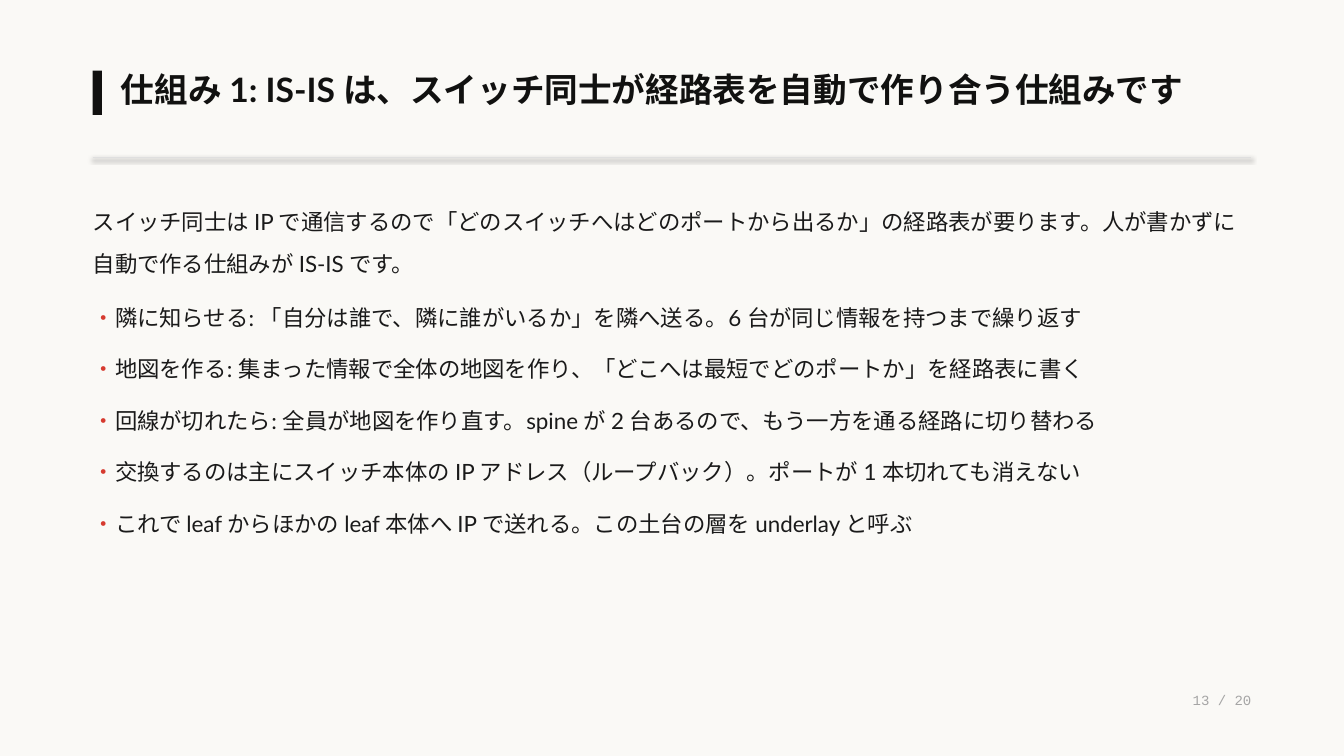
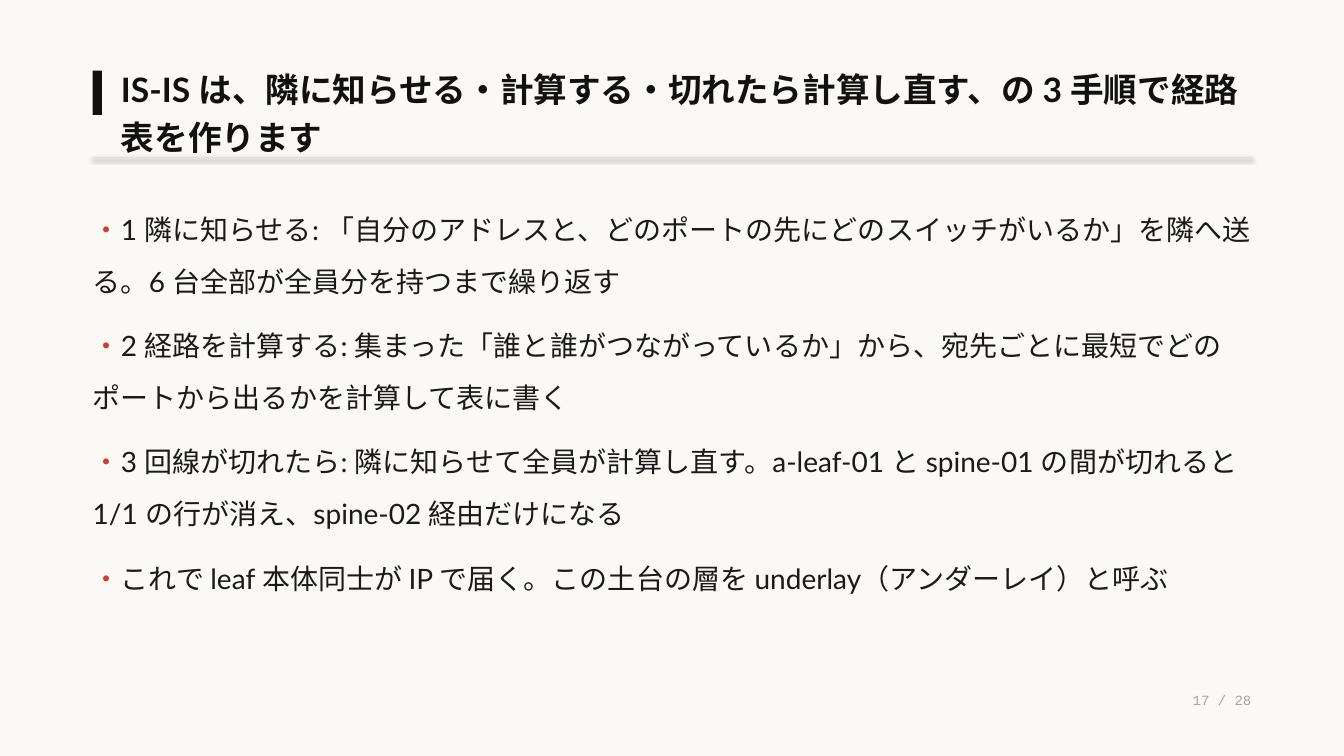
Before and after one commit to eddie-eights/nwc-poc, a slide deck: slide 17 of docs/lab-network-architecter.pptx (slide 13 before the commit). Drawn at 1344x756 pixels with LibreOffice and Linux fonts; fonts in the diff are those of the drawing. Boxes give left, top, right and bottom in pixels: in the first picture for what was removed or moved away, otherwise in the second. Text is boxed around its words. In the diff, an @@ line names an element or a change of style, - is before the commit and + after.

```diff
--- a/docs/lab-network-architecter.pptx
+++ b/docs/lab-network-architecter.pptx
@@ text at (121, 73, 1238, 153): text changed @@
-仕組み 1: IS-IS は、スイッチ同士が経路表を自動で作り合う仕組みです
+IS-IS は、隣に知らせる・計算する・切れたら計算し直す、の 3 手順で経路表を作ります
@@ text at (93, 216, 1250, 594): text changed; size 16 to 20 pt @@
-・隣に知らせる: 「自分は誰で、隣に誰がいるか」を隣へ送る。6 台が同じ情報を持つまで繰り返す
-・地図を作る: 集まった情報で全体の地図を作り、「どこへは最短でどのポートか」を経路表に書く
-・回線が切れたら: 全員が地図を作り直す。spine が 2 台あるので、もう一方を通る経路に切り替わる
-・交換するのは主にスイッチ本体の IP アドレス（ループバック）。ポートが 1 本切れても消えない
-・これで leaf からほかの leaf 本体へ IP で送れる。この土台の層を underlay と呼ぶ
+・1 隣に知らせる: 「自分のアドレスと、どのポートの先にどのスイッチがいるか」を隣へ送る。6 台全部が全員分を持つまで繰り返す
+・2 経路を計算する: 集まった「誰と誰がつながっているか」から、宛先ごとに最短でどのポートから出るかを計算して表に書く
+・3 回線が切れたら: 隣に知らせて全員が計算し直す。a-leaf-01 と spine-01 の間が切れると 1/1 の行が消え、spine-02 経由だけになる
+・これで leaf 本体同士が IP で届く。この土台の層を underlay（アンダーレイ）と呼ぶ
@@ text removed at (93, 211, 1236, 274) @@
-スイッチ同士は IP で通信するので「どのスイッチへはどのポートから出るか」の経路表が要ります。人が書かずに自動で作る仕組みが IS-IS です。
@@ text at (1193, 696, 1252, 705): text changed @@
-13 / 20
+17 / 28
```
Also in this commit, not shown: 18 other slides changed, 8 slides added, 1 other file.
